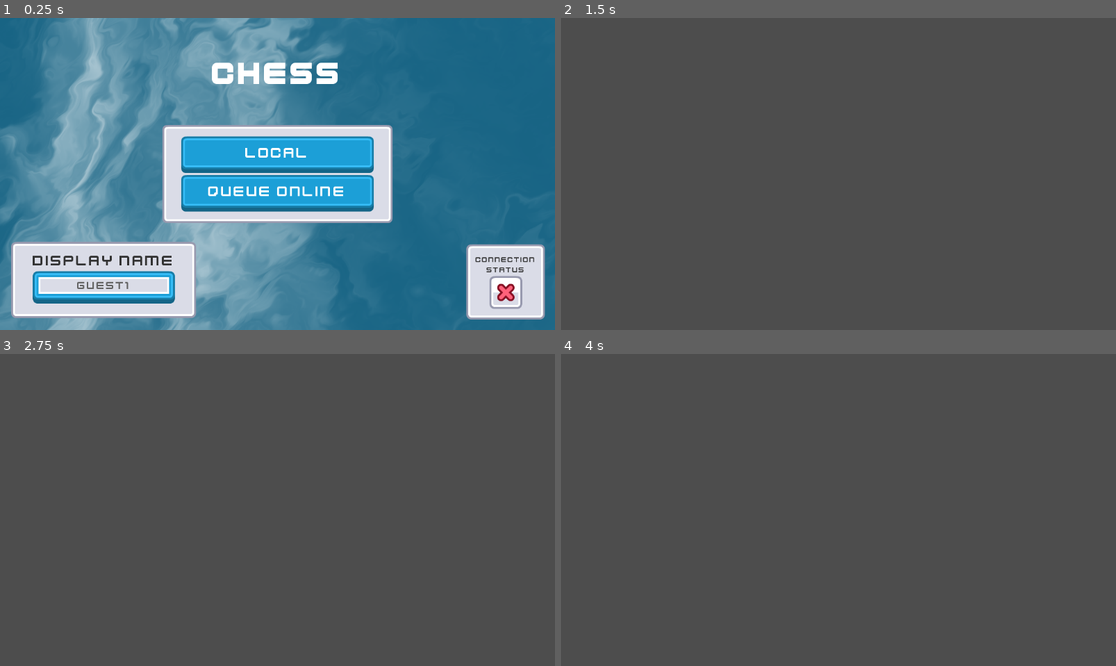
Above: before the commit, frames 1-4 (two rows, left to right).
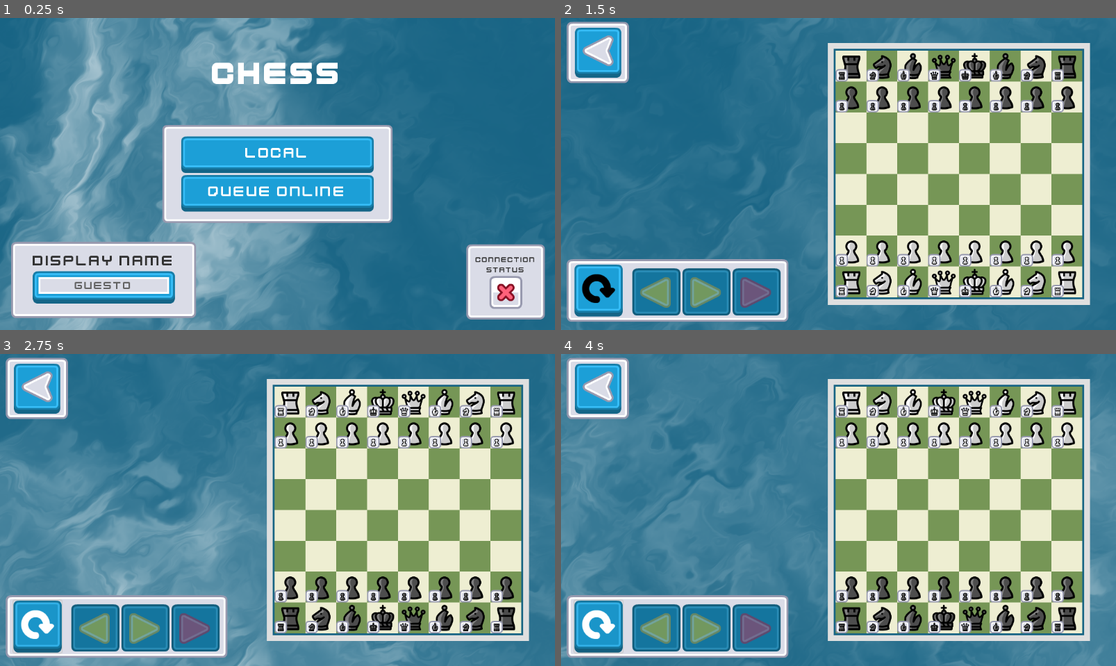
Above: after the commit, the same moments.

Repository: HiperSlug/chess_but
Game: Godot game, scene res://main_menu/main_menu.tscn
Two runs of this game, one before a commit and one after it. Both use one fixed random seed, a clock stepped at 60 frames per second and the inputs below.
Inputs (mouse positions are in pixels of both pictures, inside the frame that each line leads up to):
- Up to frame 1 (0.25 s): no input
- Up to frame 2 (1.5 s): click (666, 286) at 0.52 s; type "12" at 0.6 s; click "Local" at 1.25 s
- Up to frame 3 (2.75 s): click (38, 625) at 2.02 s
- Up to frame 4 (4 s): click (599, 625) at 2.77 s; click (599, 625) at 3.52 s

The runs differ from the first frame. In frame 1, 0.1% of the frame differs, in the area x 13-24%, y 84-87%; in frame 2, 99%; in frame 3, 99%, in the area x 0-100%, y 0-100%; in frame 4, 99%.

Commit message:
Added server build.

Diff:
--- a/globals/network_handler.gd
+++ b/globals/network_handler.gd
@@ -3,8 +3,13 @@
 
 func _ready() -> void:
 
-	determine_if_server_from_arguments()
-
+	if OS.is_debug_build():
+		determine_if_server_from_arguments()
+	else:
+		if OS.has_feature("server"):
+			create_server()
+		else:
+			create_client()
 
 ## If launch arguments has argument "--server=true" then this instance of the game will host itself as a server, otherwise it will host itself as a client.
 ## Called by _ready() function.
Not shown, changed: export_presets.cfg
